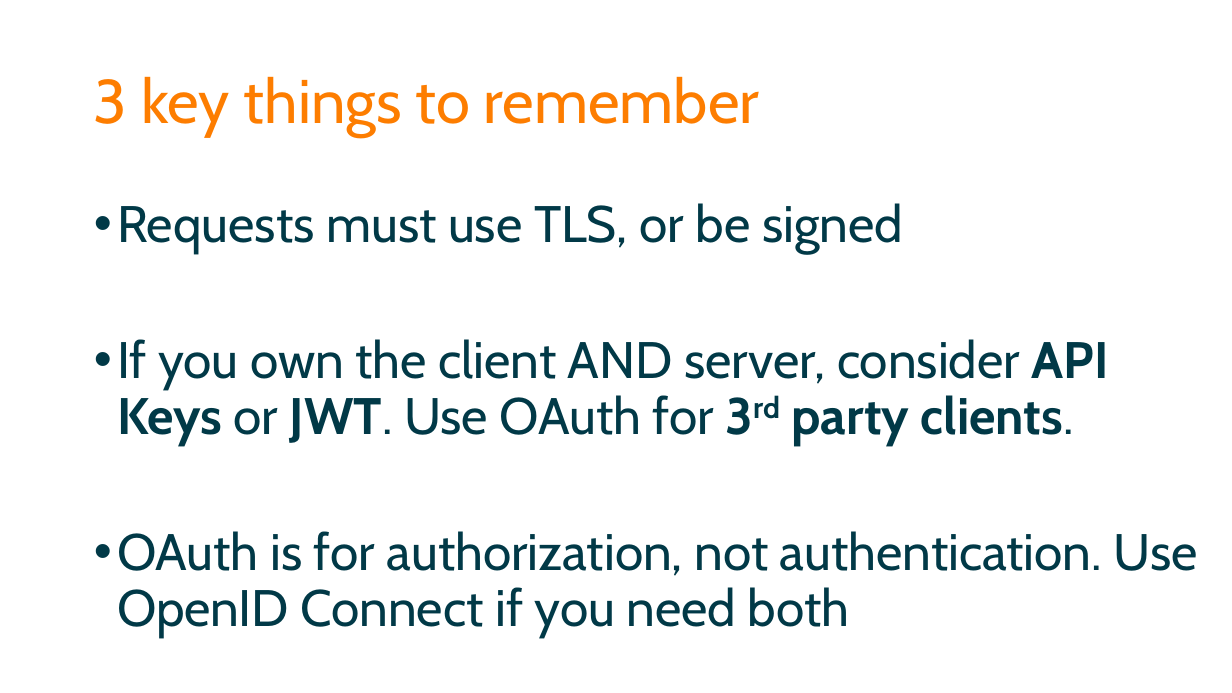
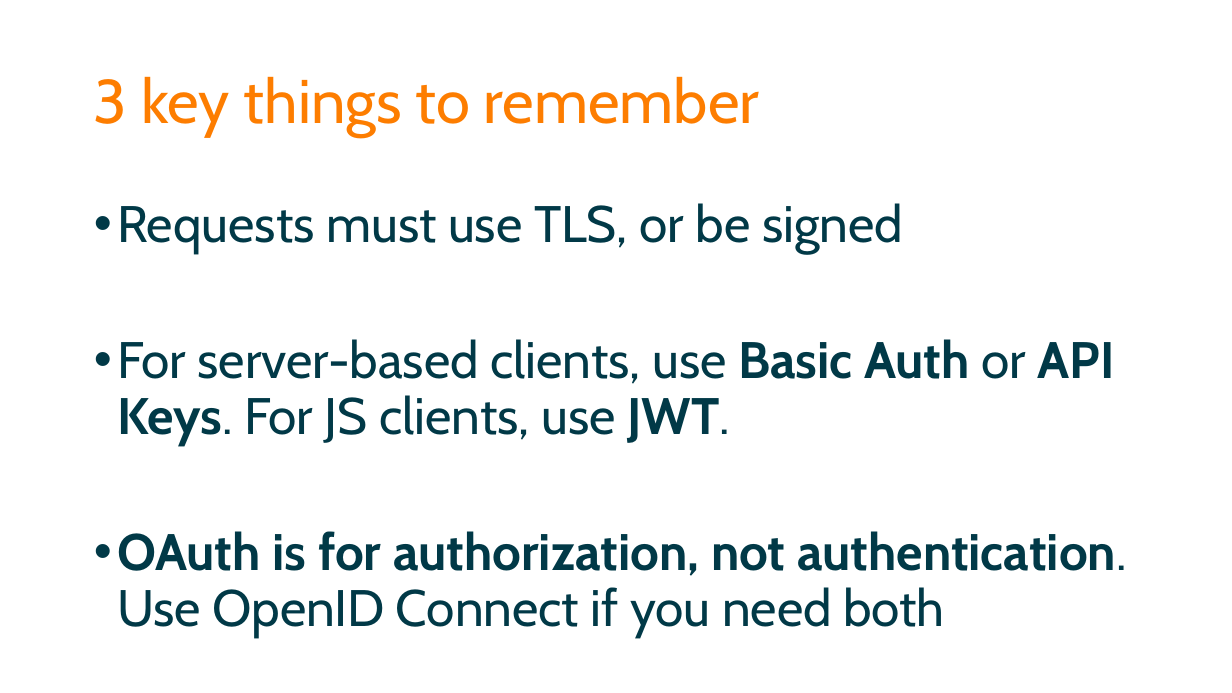
Before and after one commit to spetryjohnson/Securing-Your-API-Endpoints, a slide deck: slide 66 of Securing Your API Endpoints.pptx (slide 67 before the commit). Drawn at 1232x693 pixels with LibreOffice and Linux fonts; fonts in the diff are those of the drawing. Boxes give left, top, right and bottom in pixels: in the first picture for what was removed or moved away, otherwise in the second. Text is boxed around its words. In the diff, an @@ line names an element or a change of style, - is before the commit and + after.

```diff
--- a/Securing Your API Endpoints.pptx
+++ b/Securing Your API Endpoints.pptx
@@ text at (117, 339, 1115, 445): text changed @@
-• If you own the client AND server, consider API Keys or JWT. Use OAuth for 3rd party clients.
+• For server-based clients, use Basic Auth or API Keys. For JS clients, use JWT.
@@ text at (117, 531, 1126, 637): bold on in "OAuth is for authorization, not authentication." @@
```
Also in this commit, not shown: 2 other slides changed, 1 slide removed, 1 other file.
